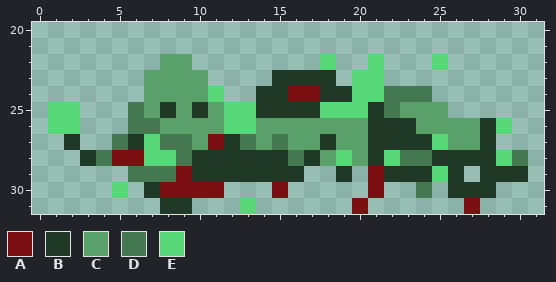
Pixel-art sprite -- res/deadbody.png. This is how it looked before the edit.
The file is 32x32 pixels. Shown: x 0..31, y 20..31.
Palette (. is transparent): A #7c0f11  B #203926  C #5aa06b  D #437851  E #58d778
Pixels before, first column x 1:
22 .......CC........E..E...E.....
23 ......CCCC....BBBB.EE.........
24 ......CCCCE..BBAABBEEDDD......
25 EE...DCBCBCEEBBBBEEEBDCCC.....
26 EE...DDCCCCEECCCCCCCBBBCCCCBE.
27 .B..DBEDDCABDCDCCBCCBBBBECCB..
28 ..BDAAEEDBBBBBBDBCECBEDDBBBBED
29 .....DDDABBBBBBB..B.ABBBEB.BBB
30 ....E.BAAAA...A.....A..D.BBB..
31 .......BB...E......A......A...
After:
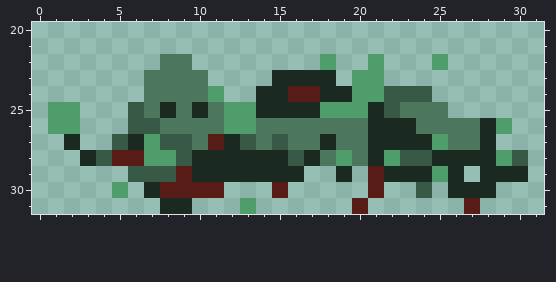
From old to new:
colour A: #7c0f11 -> #571c15
colour B: #203926 -> #1b2a21
colour C: #5aa06b -> #4c775c
colour D: #437851 -> #385945
colour E: #58d778 -> #509d6c
Changed places in both pictures, as pixel boxes (x1, y1, x2, y2):
changed: (48, 54, 528, 214)
